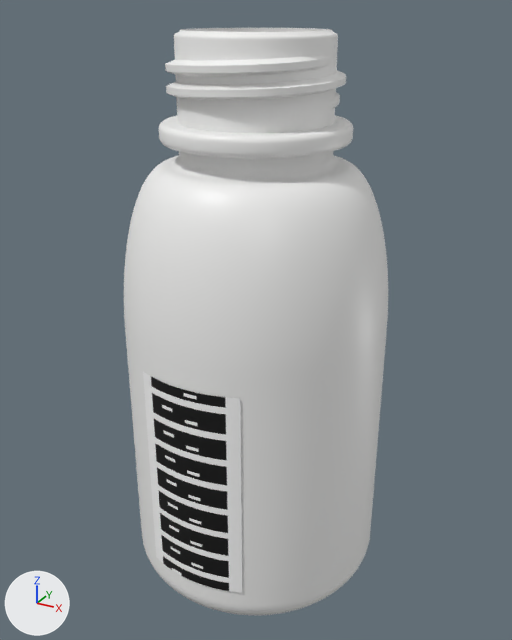
The glTF model assets/agrochemical-bottles/labelled/PWD-0046_2002625713202.glb: old version first, new version second.
One viewpoint serves both versions: a camera (50 mm lens) standing at (0.056, -0.1017, 0.1006) and looking at (-0.0002, 0.0003, 0.0496). Lighting does not change. The marker at lower left points along +X, +Y and +Z. The older version comes first. Where no turn or scale is listed for an object, it has been applied to the vertices. Vertices at exactly the same position are counted once.

Before the edit, the objects in view are built like this:
```python
me_bote_100ml = bpy.data.meshes.new('Bote_100mL')
me_bote_100ml.from_pydata(...)  # 14726 vertices, 29188 faces; spans x -0.023..0.023, y -0.023..0.023, z 0.0..0.0977
me_bote_100ml.materials.append(mat_hdpe_blanco_satinado)  # white #f6f6f5
me_label_pwd_0046 = bpy.data.meshes.new('Label_PWD-0046')
me_label_pwd_0046.from_pydata(...)  # 66 vertices, 64 faces; spans x -0.0091..0.0091, y -0.0232..-0.0214, z 0.0088..0.047
me_label_pwd_0046.materials.append(mat_label_paper)  # picture img_label_pwd_0046
ob_bote_100ml = bpy.data.objects.new('Bote_100mL', me_bote_100ml)
ob_bote_100ml.location = (0.0, 0.0, 0.0)
ob_label_pwd_0046 = bpy.data.objects.new('Label_PWD-0046', me_label_pwd_0046)
ob_label_pwd_0046.location = (0.0, 0.0, 0.0)
```
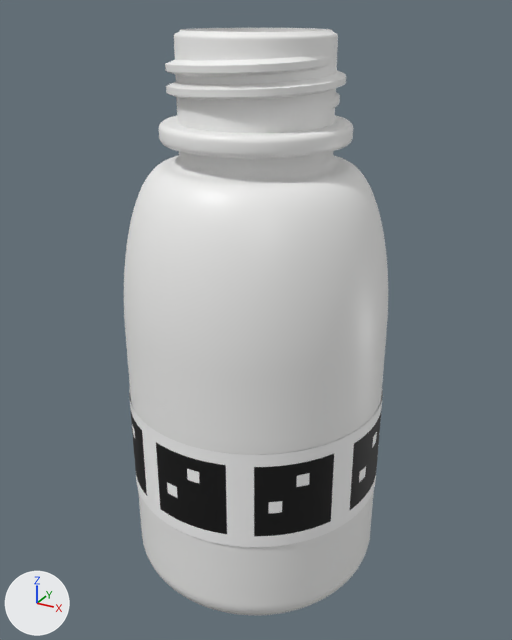
The change in detail:
me_label_pwd_0046 is used by ob_label_pwd_0046; location (0.0, 0.0, 0.0).
me_label_pwd_0046 had 66 vertices, 64 faces and spanned x -0.0091..0.0091, y -0.0232..-0.0214, z 0.0088..0.047.
me_label_pwd_0046 now has 194 vertices, 192 faces and spans x -0.0232..0.0232, y -0.0232..0.0232, z 0.0188..0.037.
me_label_pwd_0046 part 1: the whole mesh is rebuilt.
Part 2, on me_label_pwd_0046:
97 vertices are added at x -0.0232..0.0232, y -0.0232..0.0232, z 0.0188.
97 new vertices lie (0.0, 0.0, 0.0182) away from vertices in x -0.0232..0.0232, y -0.0232..0.0232, z 0.0188.
192 new faces join them.

Where the change shows, as pixel boxes [x1, y1, x2, y2] in the pictures (512 x 640 px):
'Label_PWD-0046', reshaped
    before: [143, 372, 242, 593]
    after: [129, 389, 383, 547]
part 1 of me_label_pwd_0046, deleted
    before: [143, 372, 242, 593]
part 2 of me_label_pwd_0046, added
    after: [129, 389, 383, 547]
